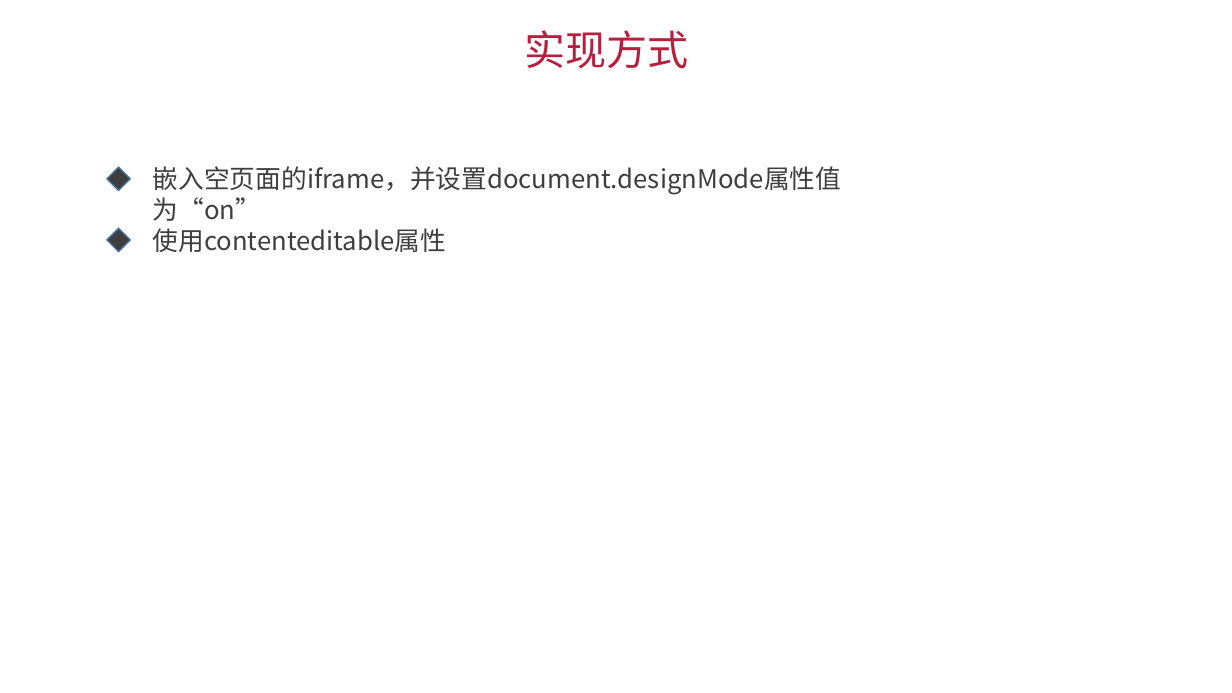
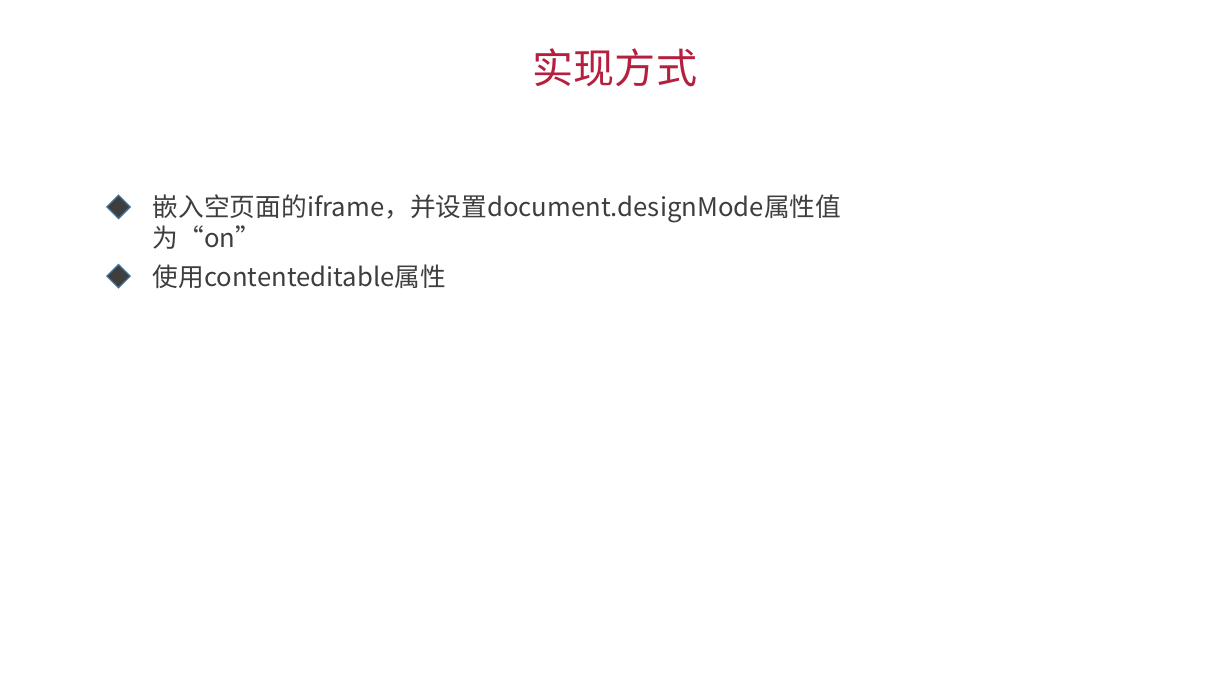
Before and after one commit to LINZJAI/editor-demo, a slide deck: slide 4 of 富文本编辑器初探(1)/富文本编辑器初探(1).pptx. Drawn at 1232x693 pixels with LibreOffice and Linux fonts; fonts in the diff are those of the drawing. Boxes give left, top, right and bottom in pixels: in the first picture for what was removed or moved away, otherwise in the second. Text is boxed around its words. In the diff, an @@ line names an element or a change of style, - is before the commit and + after.

```diff
--- a/富文本编辑器初探(1)/富文本编辑器初探(1).pptx
+++ b/富文本编辑器初探(1)/富文本编辑器初探(1).pptx
@@ text "实现方式" moved from (x1=525, y1=30, x2=689, y2=69) to (x1=533, y1=48, x2=697, y2=87) @@
@@ diamond moved from (x1=107, y1=167, x2=130, y2=190) to (x1=107, y1=195, x2=130, y2=218) @@
@@ text "嵌入空页面的iframe，并设置document.designMode属性值为“on”" moved from (x1=153, y1=166, x2=841, y2=221) to (x1=153, y1=194, x2=841, y2=249) @@
@@ diamond moved from (x1=107, y1=228, x2=130, y2=251) to (x1=107, y1=264, x2=130, y2=287) @@
@@ text "使用contenteditable属性" moved from (x1=153, y1=228, x2=446, y2=252) to (x1=153, y1=264, x2=446, y2=288) @@
```
Also in this commit, not shown: 16 other slides changed, 1 slide added, 2 other files.
